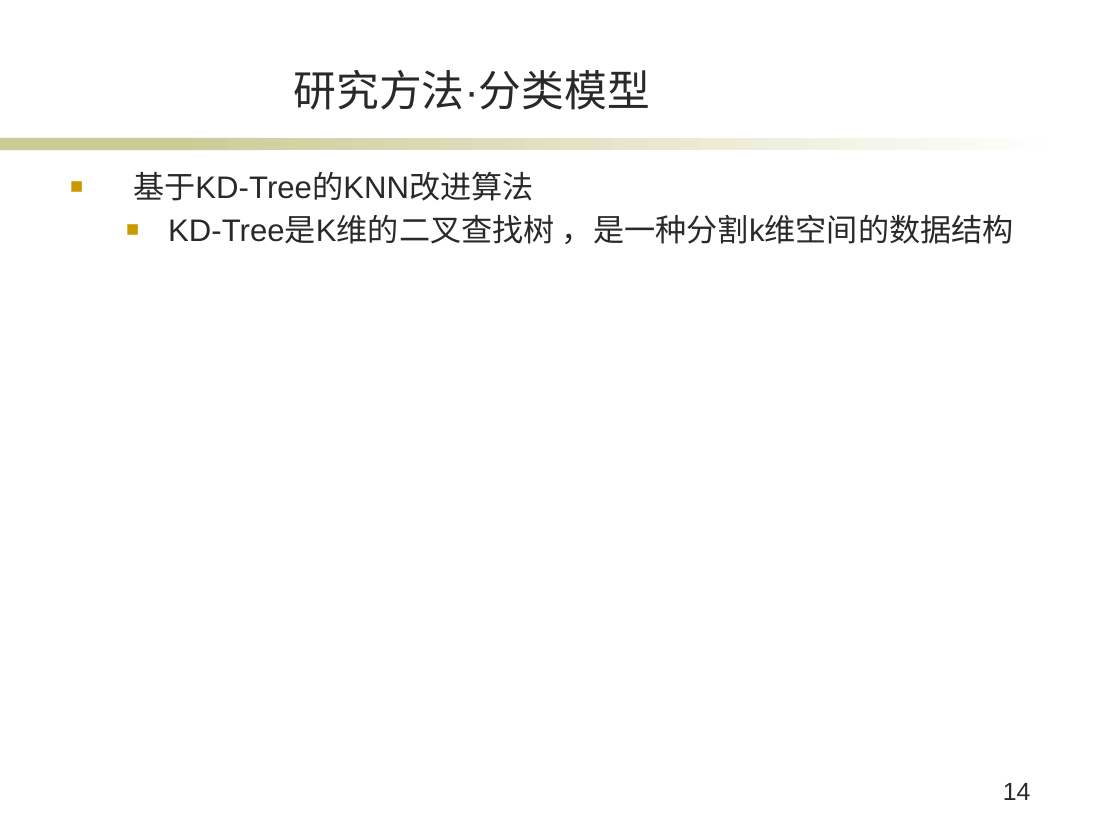
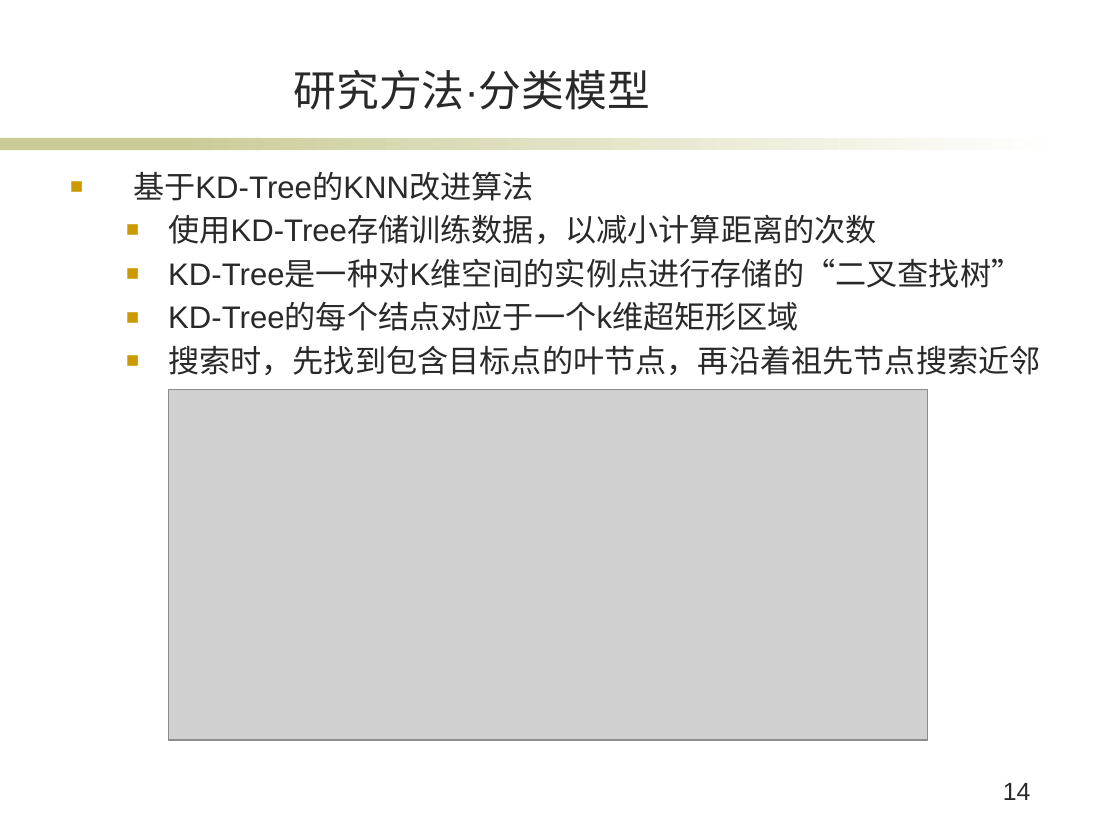
Before and after one commit to XuanBQ/SogouClientsPredict, a slide deck: slide 14 of bq_毕业答辩.pptx. Drawn at 1120x840 pixels with LibreOffice and Linux fonts; fonts in the diff are those of the drawing; grey boxes stand for pictures; background and template pictures are left out. Boxes give left, top, right and bottom in pixels: in the first picture for what was removed or moved away, otherwise in the second. Text is boxed around its words. In the diff, an @@ line names an element or a change of style, - is before the commit and + after.

```diff
--- a/bq_毕业答辩.pptx
+++ b/bq_毕业答辩.pptx
@@ text at box(168, 215, 1040, 375): text changed @@
-  ■ KD-Tree是K维的二叉查找树 ，是一种分割k维空间的数据结构
+  ■ 使用KD-Tree存储训练数据，以减小计算距离的次数
+  ■ KD-Tree是一种对K维空间的实例点进行存储的“二叉查找树”
+  ■ KD-Tree的每个结点对应于一个k维超矩形区域
+  ■ 搜索时，先找到包含目标点的叶节点，再沿着祖先节点搜索近邻
@@ picture added at box(169, 390, 928, 740) @@
```
Also in this commit, not shown: 8 other slides changed, 2 slides added, 3 other files.
